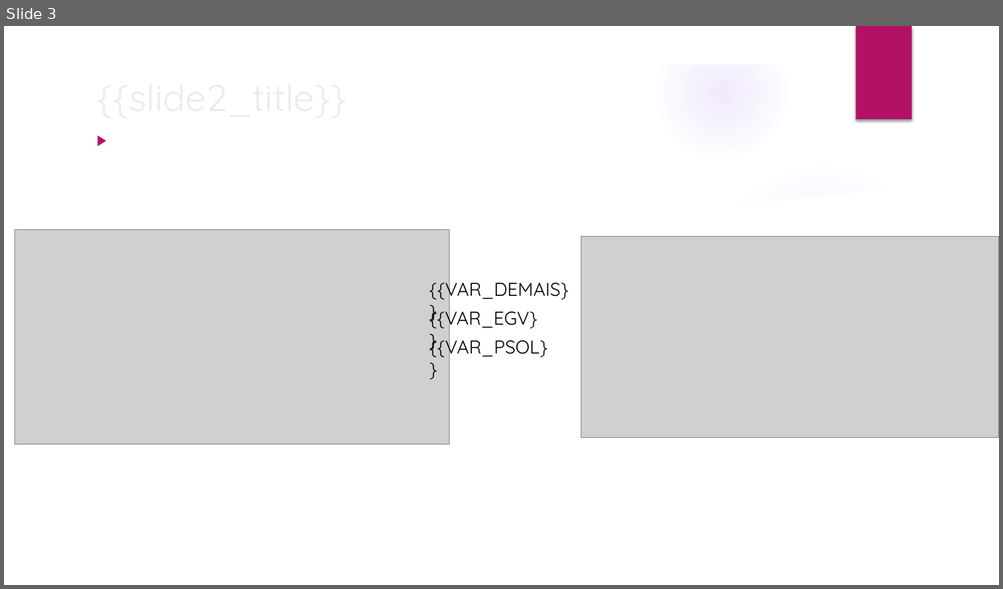
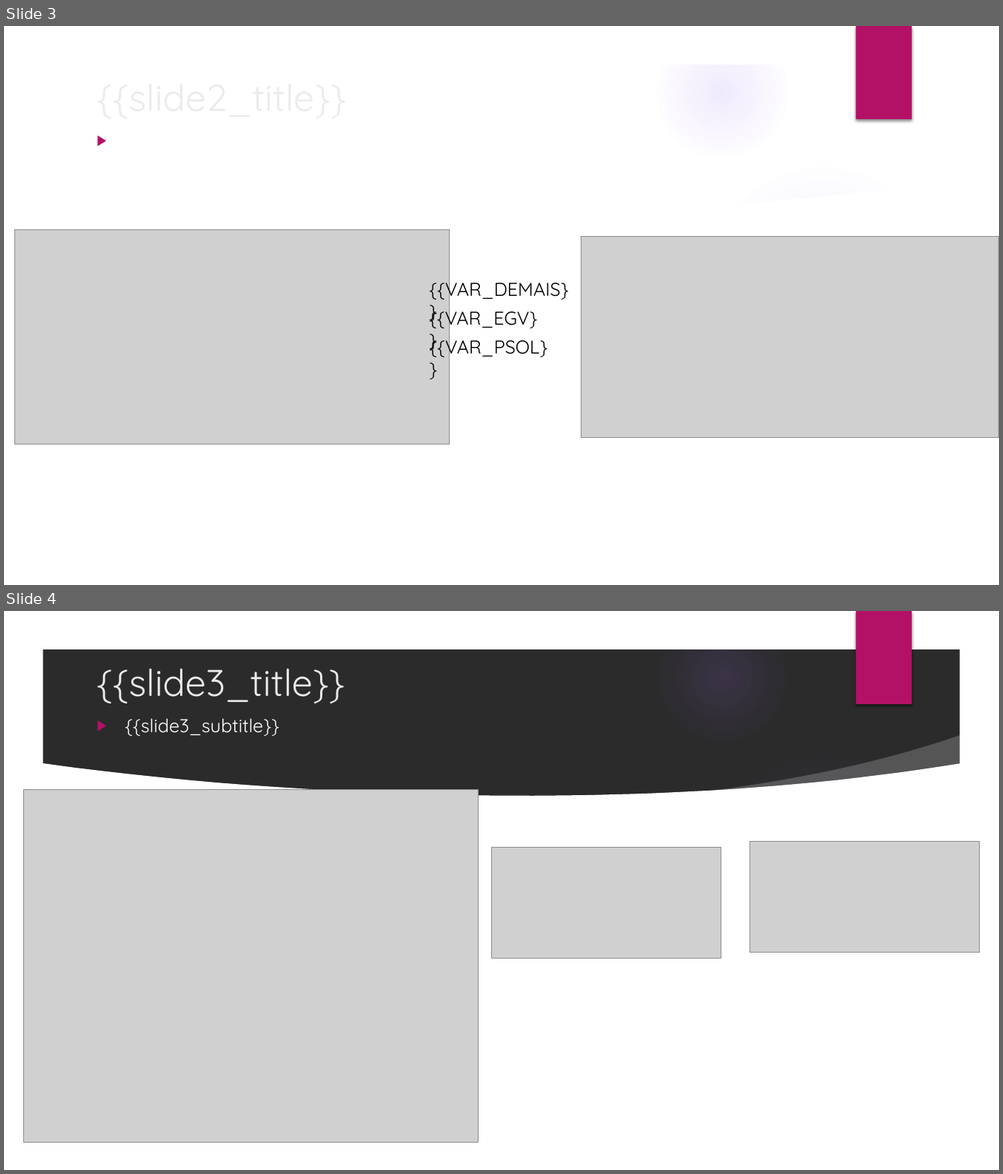
Before and after one commit to renatobortolotto/ppt-doc, a slide deck: teste-design.gerado.updated.pptx. Shown one above the other, each under a label of ours: slide 3 before the commit, slides 3 and 4 after it. The pictures are 1003x589 and 1003x1174 pixels, drawn with LibreOffice and Linux fonts; fonts in the diff are those of the drawing; grey boxes stand for pictures; background and template pictures are left out; a plain dark background stands for a picture behind light text. Boxes give left, top, right and bottom in pixels: in the first picture for what was removed or moved away, otherwise in the second. Text is boxed around its words. In the diff, an @@ line names an element or a change of style, - is before the commit and + after.

```diff
--- a/teste-design.gerado.updated.pptx
+++ b/teste-design.gerado.updated.pptx
@@ slide 4 added at (x1=4, y1=611, x2=999, y2=1170), background picture (left out); not listed: 9 template elements that a slide beside it also shows @@
@@ title added at (x1=96, y1=668, x2=344, y2=703), 36 pt, text #EBEBEB @@
+{{slide3_title}}
@@ text added at (x1=125, y1=718, x2=279, y2=736), 18 pt, text #FFFFFF @@
+▶ {{slide3_subtitle}}
@@ picture added at (x1=23, y1=789, x2=478, y2=1142) @@
@@ picture added at (x1=491, y1=848, x2=721, y2=958) @@
@@ picture added at (x1=749, y1=843, x2=979, y2=953) @@
```
Also in this commit, not shown: 9 other files.
